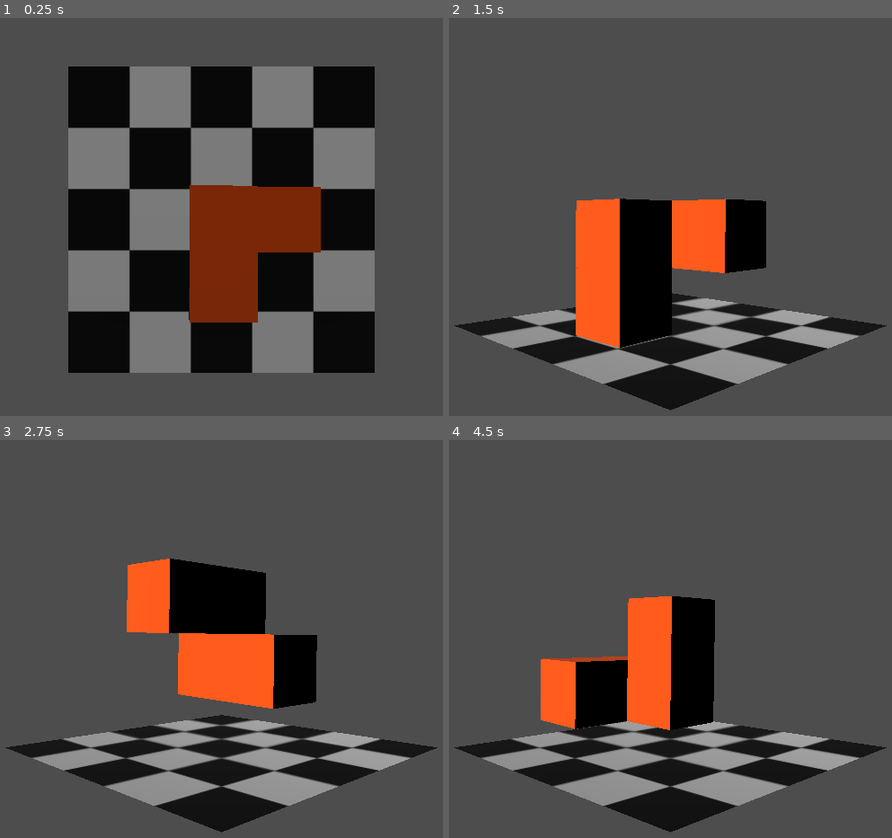
Above: before the commit, frames 1-4 (two rows, left to right).
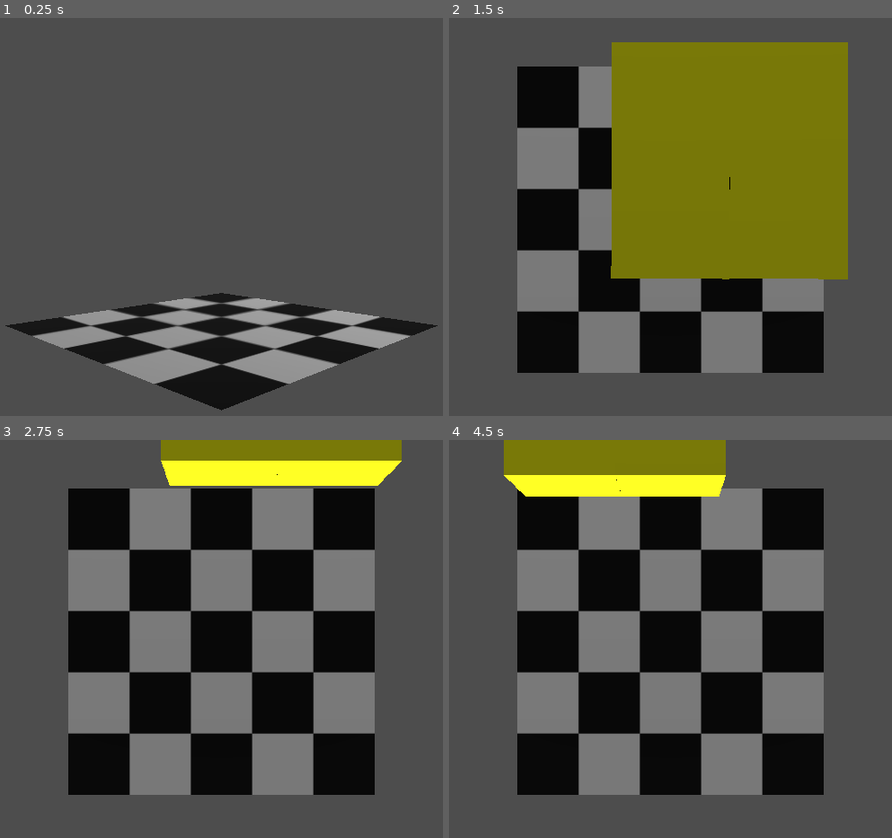
Above: after the commit, the same moments.

Repository: rdalton1124/3d-tetris
Game: Godot game, scene res://root.tscn
The game is run twice, just before and just after one commit, with the same random seed, the same clock (stepped at 60 frames per second) and the same inputs.
Inputs:
- Up to frame 1 (0.25 s): no input
- Up to frame 2 (1.5 s): tap Enter at 0.5 s; hold W (move_forward) 0.53-1.28 s; tap V (change_cam) at 0.6 s; hold D (move_backward) from 1.28 s (still down); tap I (rotate-x-ccw) at 1.35 s
- Up to frame 3 (2.75 s): tap Space at 2 s; release D (move_backward) at 2.03 s; hold W (move_forward) from 2.03 s (still down); tap K (rotate-x-cw) at 2.1 s
- Up to frame 4 (4.5 s): tap U (rotate-y-ccw) at 2.85 s; release W (move_forward) at 3.53 s; hold A (move_left) from 3.53 s (still down); tap O (rotate-y-cw) at 3.6 s; tap L (rotate-z-ccw) at 4.35 s

The runs differ from the first frame. In frame 1, 52% of the frame differs, in the area x 1-99%, y 12-99%; in frame 2, 58%, in the area x 1-99%, y 6-99%; in frame 3, 56%; in frame 4, 55%.

Commit message:
Got Spawner working
- Created a spawner object
- Created a spawn function
- Set spawn function to run when tetrimino hits the "floor"
- Changed sizes of all tetriminoes.

Diff:
--- /dev/null
+++ b/Spawner.gd
@@ -0,0 +1,14 @@
+extends Node3D
+@onready var rng = RandomNumberGenerator.new()
+const tets = [preload("res://tetriminos3D/tetrimino1.tscn"), preload("res://tetriminos3D/tetrimino2.tscn"), preload("res://tetriminos3D/tetrimino3.tscn"),
+preload("res://tetriminos3D/tetrimino4.tscn"), preload("res://tetriminos3D/tetrimino5.tscn"), preload("res://tetriminos3D/tetrimino6.tscn"),
+preload("res://tetriminos3D/tetrimino7.tscn"), preload("res://tetriminos3D/tetrimino8.tscn")]
+
+func _ready():
+	rng.randomize()
+	spawn()
+func spawn():
+	print("Spawn called")
+	var num = rng.randi_range(0, 7)
+	var newBlock = tets[num].instantiate()
+	add_child(newBlock)
--- a/root.tscn
+++ b/root.tscn
@@ -1,8 +1,8 @@
 [gd_scene load_steps=7 format=3 uid="uid://1vmarn26dta4"]
 
-[ext_resource type="PackedScene" uid="uid://cpwnc80woec0" path="res://tetriminos3D/tetrimino6.tscn" id="1_amr45"]
 [ext_resource type="Script" path="res://scripts/root.gd" id="1_lr66d"]
 [ext_resource type="Texture2D" uid="uid://b0qgny2r33yl5" path="res://checker.png" id="1_opv7x"]
+[ext_resource type="Script" path="res://Spawner.gd" id="3_d13nu"]
 
 [sub_resource type="StandardMaterial3D" id="StandardMaterial3D_5s0fn"]
 albedo_texture = ExtResource("1_opv7x")
@@ -39,5 +39,6 @@
 transform = Transform3D(1, 0, 0, 0, 0.989091, 0.147309, 0, -0.147309, 0.989091, 0, 2.91746, -3.16631)
 sky_mode = 1
 
-[node name="tetrimino6" parent="." instance=ExtResource("1_amr45")]
-transform = Transform3D(0.399903, 0.00873563, -0.00111044, -0.00873684, 0.399904, -0.000423056, 0.00110094, 0.000447208, 0.399998, 0, 0.487708, 0)
+[node name="Spawner" type="Node3D" parent="."]
+transform = Transform3D(1, 0, 0, 0, 1, 0, 0, 0, 1, 0, 5, 0)
+script = ExtResource("3_d13nu")
--- a/scripts/root.gd
+++ b/scripts/root.gd
@@ -1,13 +1,10 @@
 extends Node3D
+#find the cameras
 @onready var cam1 = $"top camera"
 @onready var cam2 = $"side camera"
-
-# Called when the node enters the scene tree for the first time.
+@onready var spawn = $Spawner
 func _ready():
-	pass # Replace with function body.
-
-
-# Called every frame. 'delta' is the elapsed time since the previous frame.
+	cam2.set_current(true)
 func _process(delta):
 	if Input.is_action_just_pressed("change_cam"):
 		if cam1.is_current():
--- a/scripts/tetrimino3D.gd
+++ b/scripts/tetrimino3D.gd
@@ -1,10 +1,18 @@
 extends CharacterBody3D
+@onready var root = get_parent()
+@onready var spwner = $"../Spawner"
+
+
+func _ready():
+	print("Tetrimino ready called")
 
 func _physics_process(delta):
 	if not is_on_floor():
-		velocity.y = -.1
+		velocity.y = -.25
 	else:
 		velocity.y = 0
+		root.spawn()
+		set_physics_process(false)
 
 	if Input.is_action_just_pressed("rotate-x-cw"):
 		self.rotate_x( -PI / 2)
@@ -22,7 +30,7 @@
 		self.rotate_z(PI / 2)
 
 	if Input.is_action_just_pressed("move_forward"):
-		pass
+		self.position.z -= .4
 	elif Input.is_action_just_pressed("move_backward"):
 		pass
 	if Input.is_action_just_pressed("move_left"):
--- a/tetriminos3D/tetrimino1.tscn
+++ b/tetriminos3D/tetrimino1.tscn
@@ -9,10 +9,10 @@
 material = SubResource("StandardMaterial3D_xfsth")
 
 [node name="tetrimino1" type="CharacterBody3D"]
+transform = Transform3D(0.4, 0, 0, 0, 0.4, 0, 0, 0, 0.4, 0, 0, 0)
 script = ExtResource("1_qul11")
 
 [node name="mesh" type="Node3D" parent="."]
-visible = false
 
 [node name="MeshInstance3D" type="MeshInstance3D" parent="mesh"]
 transform = Transform3D(0.999575, 0.000220999, -0.000364621, -0.000221891, 0.999573, -0.00245801, 0.000364079, 0.0024581, 0.999572, 0, 0, 0)
--- a/tetriminos3D/tetrimino2.tscn
+++ b/tetriminos3D/tetrimino2.tscn
@@ -9,6 +9,7 @@
 material = SubResource("StandardMaterial3D_8kcs4")
 
 [node name="tetrimino2" type="CharacterBody3D"]
+transform = Transform3D(0.4, 0, 0, 0, 0.4, 0, 0, 0, 0.4, 0, 0, 0)
 script = ExtResource("1_akllj")
 
 [node name="mesh" type="Node3D" parent="."]
--- a/tetriminos3D/tetrimino3.tscn
+++ b/tetriminos3D/tetrimino3.tscn
@@ -9,6 +9,7 @@
 material = SubResource("StandardMaterial3D_4ia2k")
 
 [node name="tetrimino3" type="CharacterBody3D"]
+transform = Transform3D(0.4, 0, 0, 0, 0.4, 0, 0, 0, 0.4, 0, 0, 0)
 script = ExtResource("1_nghig")
 
 [node name="mesh" type="Node3D" parent="."]
--- a/tetriminos3D/tetrimino4.tscn
+++ b/tetriminos3D/tetrimino4.tscn
@@ -9,6 +9,7 @@
 material = SubResource("StandardMaterial3D_nsu5a")
 
 [node name="tetrimino4" type="CharacterBody3D"]
+transform = Transform3D(0.4, 0, 0, 0, 0.4, 0, 0, 0, 0.4, 0, 0, 0)
 script = ExtResource("1_mrb1t")
 
 [node name="mesh" type="Node3D" parent="."]
--- a/tetriminos3D/tetrimino5.tscn
+++ b/tetriminos3D/tetrimino5.tscn
@@ -9,7 +9,7 @@
 material = SubResource("StandardMaterial3D_k4cue")
 
 [node name="tetrimino5" type="CharacterBody3D"]
-transform = Transform3D(0.999993, 0.00361239, -0.000198244, -0.00361249, 0.999993, -0.000465747, 0.000196555, 0.000466462, 1, 0, 0, 0)
+transform = Transform3D(0.399997, 0.00144496, -7.92955e-05, -0.001445, 0.399997, -0.0001863, 7.8622e-05, 0.000186585, 0.4, 0, 0, 0)
 script = ExtResource("1_eyb5l")
 
 [node name="mesh" type="Node3D" parent="."]
--- a/tetriminos3D/tetrimino6.tscn
+++ b/tetriminos3D/tetrimino6.tscn
@@ -15,6 +15,7 @@
 material = SubResource("StandardMaterial3D_xyt40")
 
 [node name="tetrimino6" type="CharacterBody3D"]
+transform = Transform3D(0.4, 0, 0, 0, 0.4, 0, 0, 0, 0.4, 0, 0, 0)
 script = ExtResource("1_7icbm")
 
 [node name="mesh" type="Node3D" parent="."]
--- a/tetriminos3D/tetrimino7.tscn
+++ b/tetriminos3D/tetrimino7.tscn
@@ -9,6 +9,7 @@
 material = SubResource("StandardMaterial3D_4l43j")
 
 [node name="tetrimino7" type="CharacterBody3D"]
+transform = Transform3D(0.4, 0, 0, 0, 0.4, 0, 0, 0, 0.4, 0, 0, 0)
 script = ExtResource("1_j4xo7")
 
 [node name="mesh" type="Node3D" parent="."]
--- a/tetriminos3D/tetrimino8.tscn
+++ b/tetriminos3D/tetrimino8.tscn
@@ -9,6 +9,7 @@
 material = SubResource("StandardMaterial3D_yn8md")
 
 [node name="tetrimino8" type="CharacterBody3D"]
+transform = Transform3D(0.4, 0, 0, 0, 0.4, 0, 0, 0, 0.4, 0, 0, 0)
 script = ExtResource("1_1okh7")
 
 [node name="CollisionPolygon3D" type="CollisionPolygon3D" parent="."]
Not shown, changed: .DS_Store
Not shown, changed: doc.md
